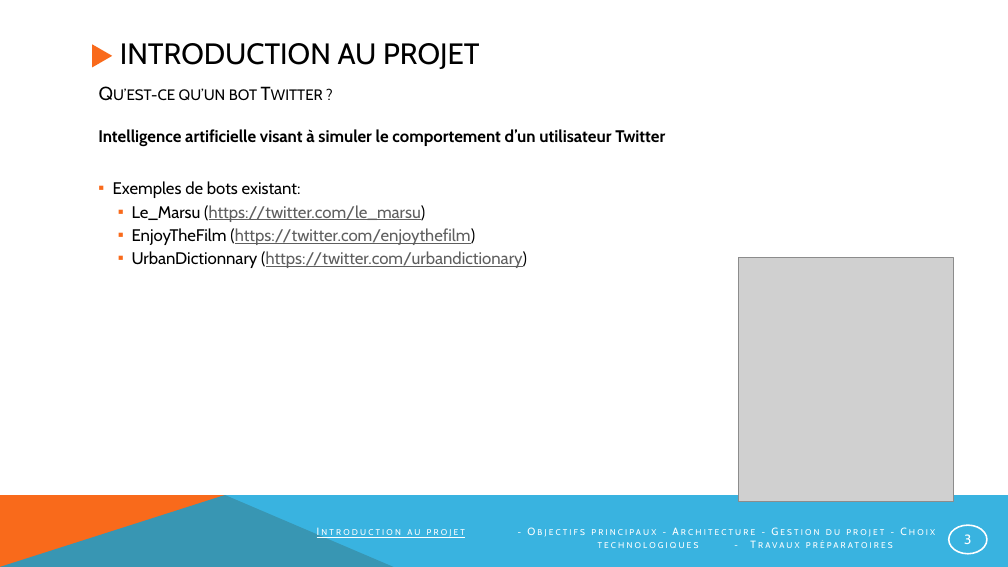
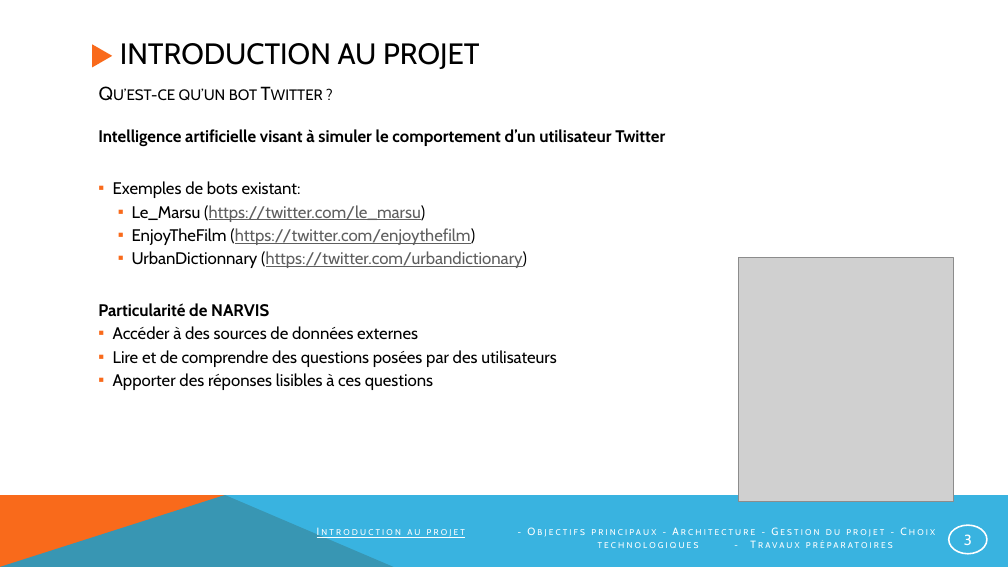
Before and after one commit to NotAVeryIntelligentSystem/NARVIS, a slide deck: slide 3 of Presentation/PrésentationNarvis_2.pptx. Drawn at 1008x567 pixels with LibreOffice and Linux fonts; fonts in the diff are those of the drawing; grey boxes stand for pictures. Boxes give left, top, right and bottom in pixels: in the first picture for what was removed or moved away, otherwise in the second. Text is boxed around its words. In the diff, an @@ line names an element or a change of style, - is before the commit and + after.

Commit message:
Mise à jour de la Présentation. Modification des User Stories +  Intégration du schéma InputOutput + Ajout d'images + Modification de la partie Gestion de Projet.

```diff
--- a/Presentation/PrésentationNarvis_2.pptx
+++ b/Presentation/PrésentationNarvis_2.pptx
@@ text at (x1=98, y1=303, x2=557, y2=390): paragraphs added @@
+Particularité de NARVIS
+  ▪ Accéder à des sources de données externes
+  ▪ Lire et de comprendre des questions posées par des utilisateurs
+  ▪ Apporter des réponses lisibles à ces questions
```
Also in this commit, not shown: 9 other slides changed, 1 slide added, 2 slides removed.
